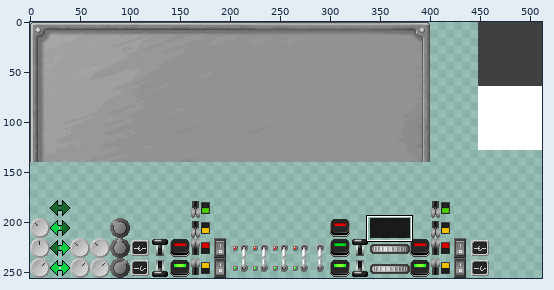
File history of a sprite sheet, mccore/src/main/resources/assets/mts/textures/guis/panel.png. Above: a wide view before the commit, with the close-up outlined.
Close-up. The starting point:
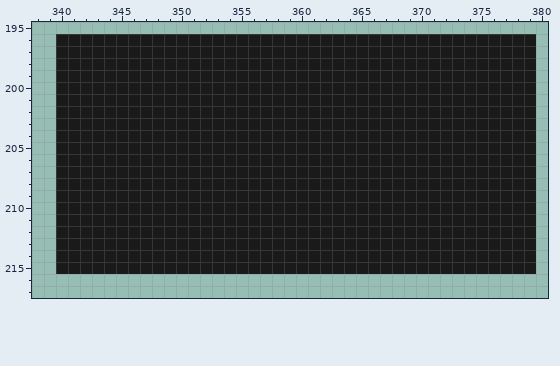
The file is 512x256 pixels. Pixels under 10% opacity are left out. Colours within 5 levels of each other are drawn and written as one. Shown: x 338..380, y 195..217. The commit also changed other parts of the picture, which this record leaves out.
After:
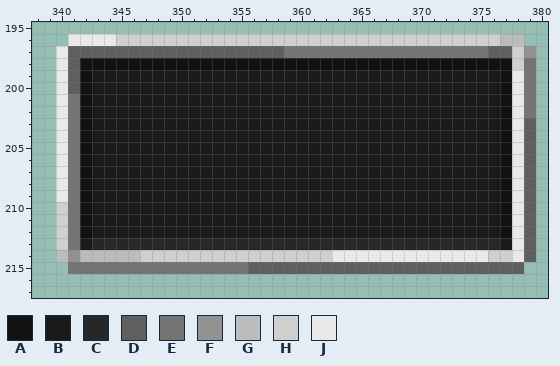
Palette (. is transparent): A #121212  B #1a1a1a  C #272727  D #5f5f5f  E #747474  F #929292  G #bcbcbc  H #cfcfcf  J #e9e9e9
From old to new:
Colour B becomes colour A in row 198 at x 342 to 377; in rows 199 to 212 at x 342 and 377.
Colour B becomes colour C in row 213 at x 343 to 376.
Colour B becomes colour D in row 197 at x 341 to 358 and 376 to 377; in rows 198 to 200 at x 341; in rows 203 to 214 at x 379; in row 215 at x 356 to 378.
Colour B becomes colour E in row 197 at x 359 to 375; in rows 198 to 200 at x 379; in rows 201 to 202 at x 341 and 379; in rows 203 to 213 at x 341; in row 215 at x 341 to 355.
Colour B becomes colour F in row 197 at x 379; in row 214 at x 341.
Colour B becomes colour G in row 196 at x 377 to 378; in row 214 at x 340 and 342 to 346.
Colour B becomes colour H in row 196 at x 345 to 376; in rows 197 to 198 at x 378; in rows 210 to 213 at x 340; in row 214 at x 347 to 362 and 376 to 377.
Colour B becomes colour J in row 196 at x 341 to 344; in rows 197 to 198 at x 340; in rows 199 to 209 at x 340 and 378; in rows 210 to 213 at x 378; in row 214 at x 363 to 375 and 378.
The edit erases colour B in row 196 at x 340 and 379; in row 215 at x 340 and 379.
Pixel boxes of the changes (left, top, right, bottom) in both close-ups:
changed: (56, 34, 536, 274)
